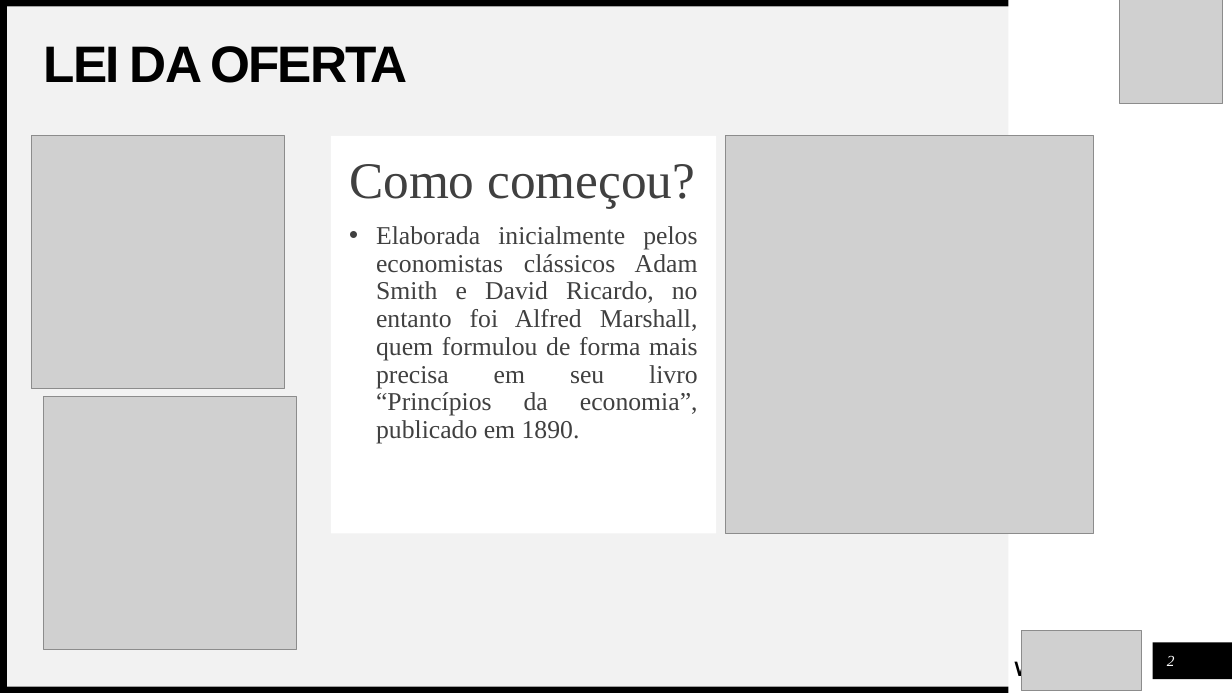
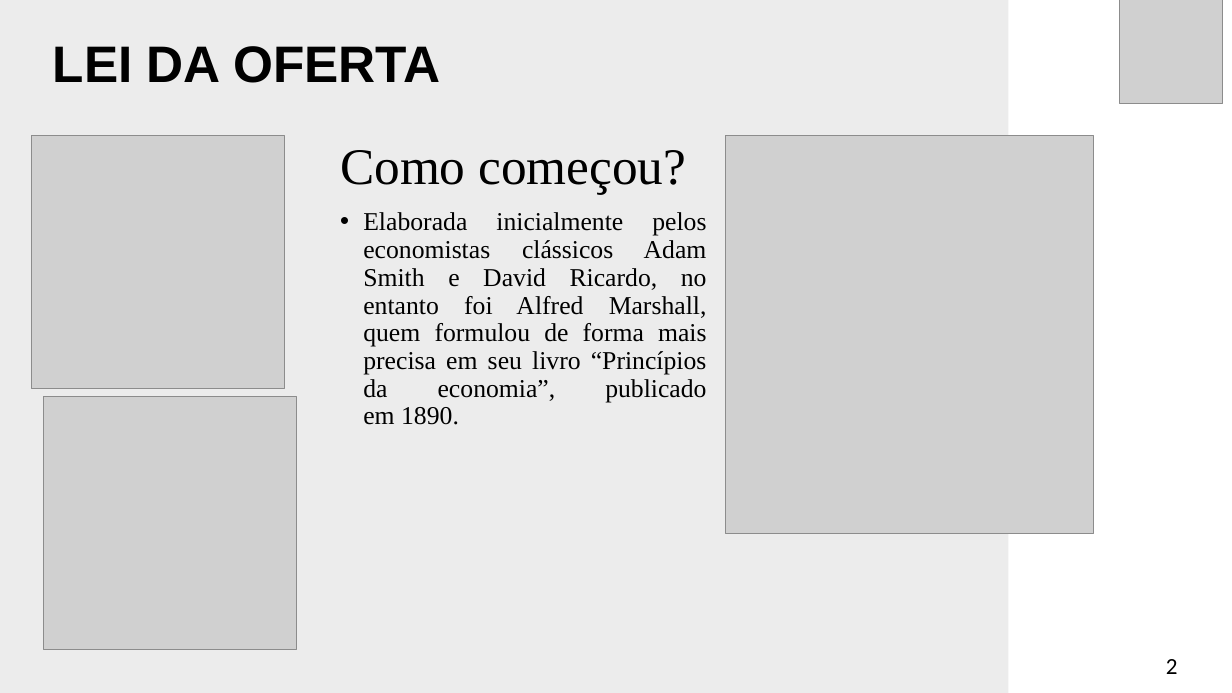
Before and after one commit to LuizMartendal/bcc-furb, a slide deck: slide 2 of 3° semestre/Fundamentos da Economia/Seminário/LEI DA OFERTA.pptx. Drawn at 1232x693 pixels with LibreOffice and Linux fonts; fonts in the diff are those of the drawing; grey boxes stand for pictures. Boxes give left, top, right and bottom in pixels: in the first picture for what was removed or moved away, otherwise in the second. Text is boxed around its words. In the diff, an @@ line names an element or a change of style, - is before the commit and + after.

```diff
--- a/3° semestre/Fundamentos da Economia/Seminário/LEI DA OFERTA.pptx
+++ b/3° semestre/Fundamentos da Economia/Seminário/LEI DA OFERTA.pptx
@@ rectangle removed at box(0, 0, 1008, 6) @@
@@ rectangle removed at box(0, 3, 8, 693) @@
@@ rectangle added at box(0, 0, 1008, 693), fill #ECECEC @@
@@ rectangle removed at box(7, 6, 1009, 687) @@
@@ title "LEI DA OFERTA" at box(53, 46, 440, 83): letter spacing -1.5 to 0 pt @@
@@ text "Como começou?": place and size @@
-text "Como começou?" at box(331, 136, 716, 533)
+text "Como começou?" at box(340, 150, 707, 425)
@@ text "Como começou?" at box(340, 150, 707, 425): text colour #404040 to #000000; indent changed; fill #FFFFFF to none @@
@@ text removed at box(1014, 641, 1143, 682) @@
-BANCO WOODGROVE
@@ picture removed at box(1021, 630, 1141, 690) @@
@@ rectangle removed at box(1153, 642, 1232, 679) @@
@@ page number at box(1166, 659, 1178, 674): size 12 to 18 pt, font Times New Roman to Calibri, text colour #FFFFFF to #000000, italic off; alignment centre to left; vertical alignment middle to top @@
@@ rectangle removed at box(0, 687, 1008, 693) @@
```
Also in this commit, not shown: 10 other slides changed, 1 slide added, 1 slide removed, 7 other files.
